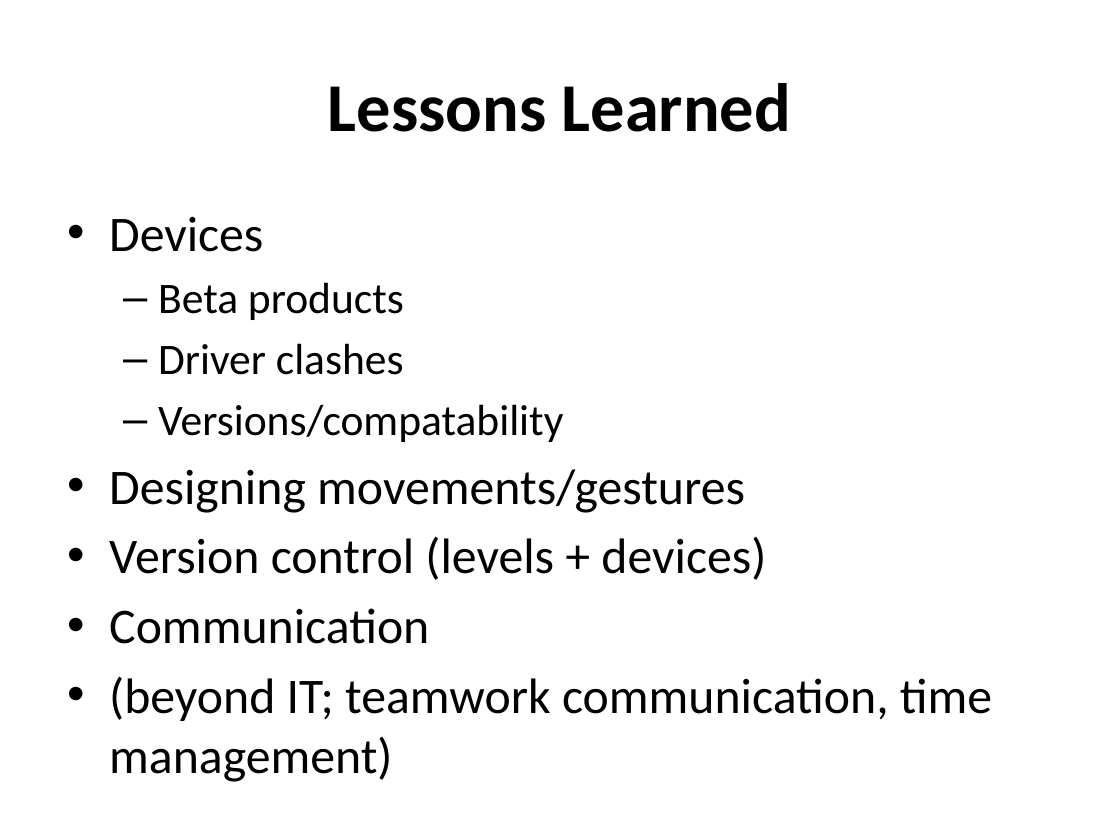
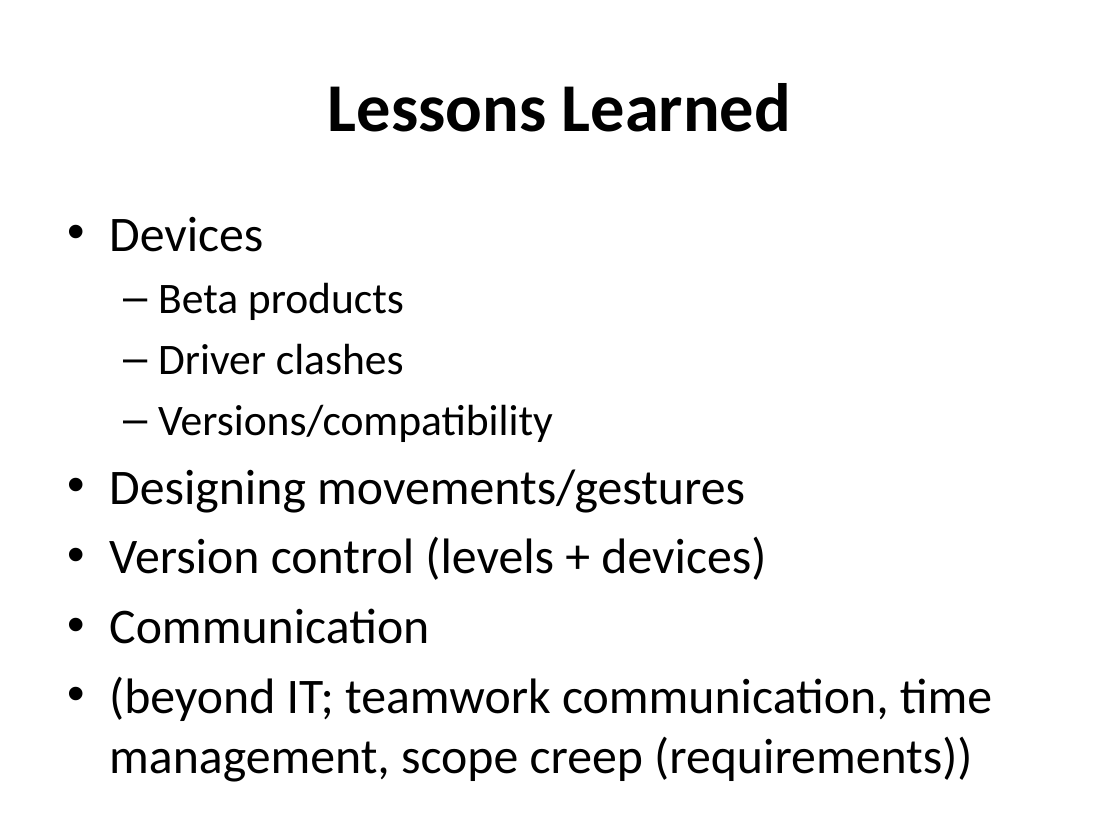
Before and after one commit to Hankli/VirtualEnvironments-Project, a slide deck: slide 11 of Documents/Presentations/Final Presentation.pptx. Drawn at 1120x840 pixels with LibreOffice and Linux fonts; fonts in the diff are those of the drawing; background and template pictures are left out. Boxes give left, top, right and bottom in pixels: in the first picture for what was removed or moved away, otherwise in the second. Text is boxed around its words. In the diff, an @@ line names an element or a change of style, - is before the commit and + after.

```diff
--- a/Documents/Presentations/Final Presentation.pptx
+++ b/Documents/Presentations/Final Presentation.pptx
@@ text at <box>158,404,553,442</box>: text changed @@
-  – Versions/compatability
+  – Versions/compatibility
@@ text at <box>109,677,992,782</box>: text changed @@
-• (beyond IT; teamwork communication, time management)
+• (beyond IT; teamwork communication, time management, scope creep (requirements))
```
Also in this commit, not shown: 7 other slides changed.
